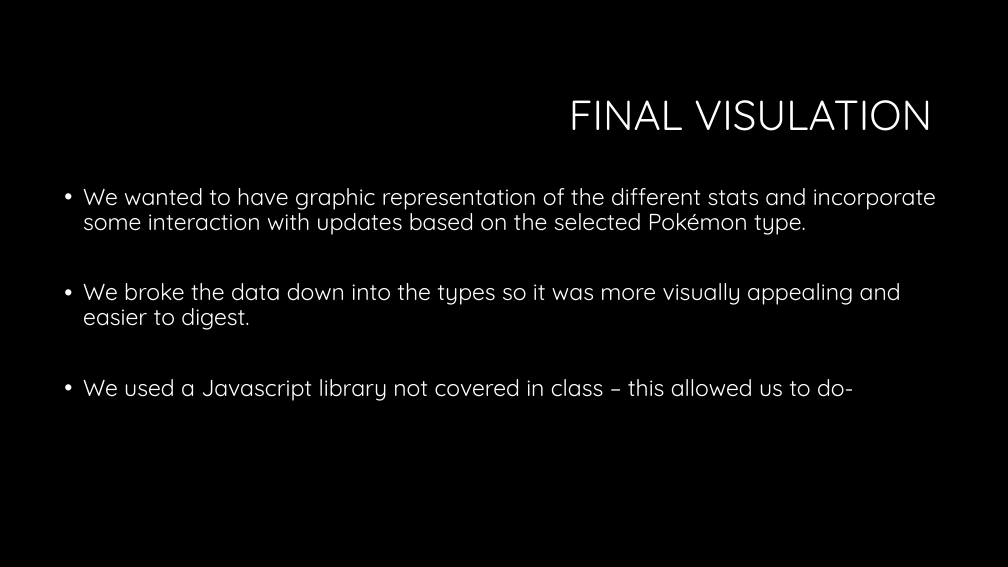
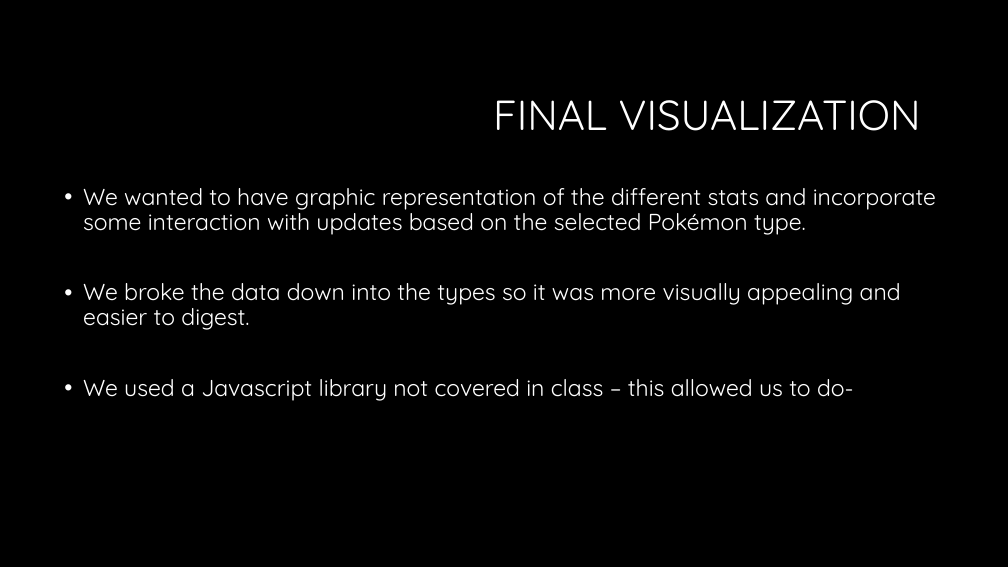
Before and after one commit to Dbuescher8/Pokemon-Project2, a slide deck: slide 5 of Presentation 2.pptx. Drawn at 1008x567 pixels with LibreOffice and Linux fonts; fonts in the diff are those of the drawing; background and template pictures are left out. Boxes give left, top, right and bottom in pixels: in the first picture for what was removed or moved away, otherwise in the second. Text is boxed around its words. In the diff, an @@ line names an element or a change of style, - is before the commit and + after.

```diff
--- a/Presentation 2.pptx
+++ b/Presentation 2.pptx
@@ title at (x1=493, y1=100, x2=921, y2=131): text changed @@
-FINAL VISULATION
+FINAL VISUALIZATION
```
Also in this commit, not shown: 2 other slides changed, 1 slide added, 1 slide removed, 25 other files.
